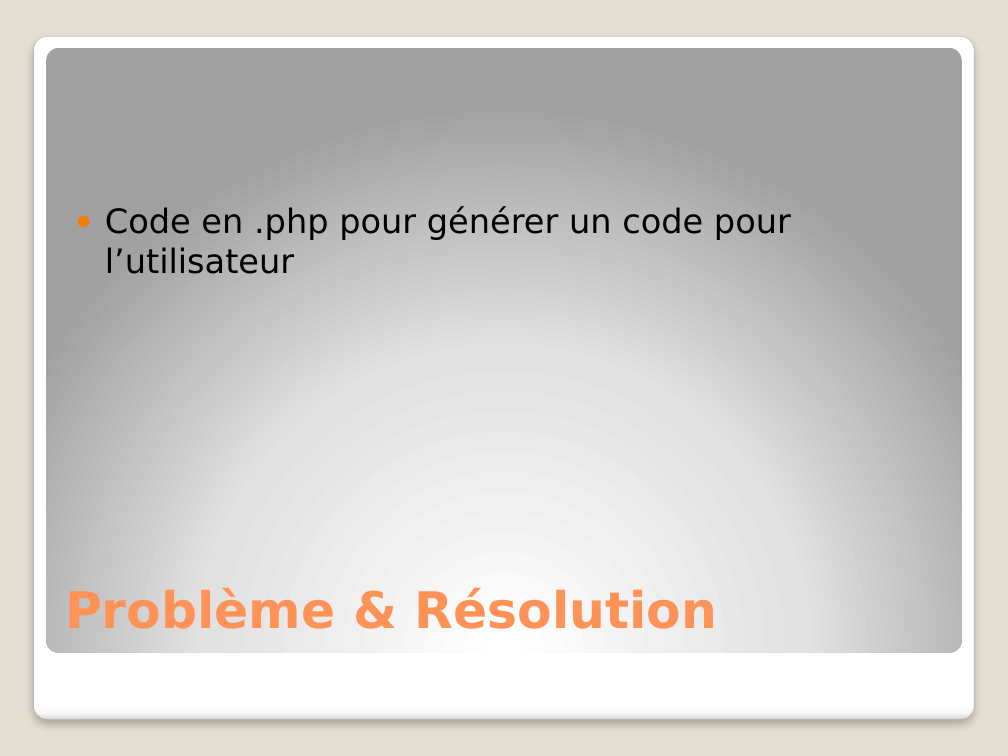
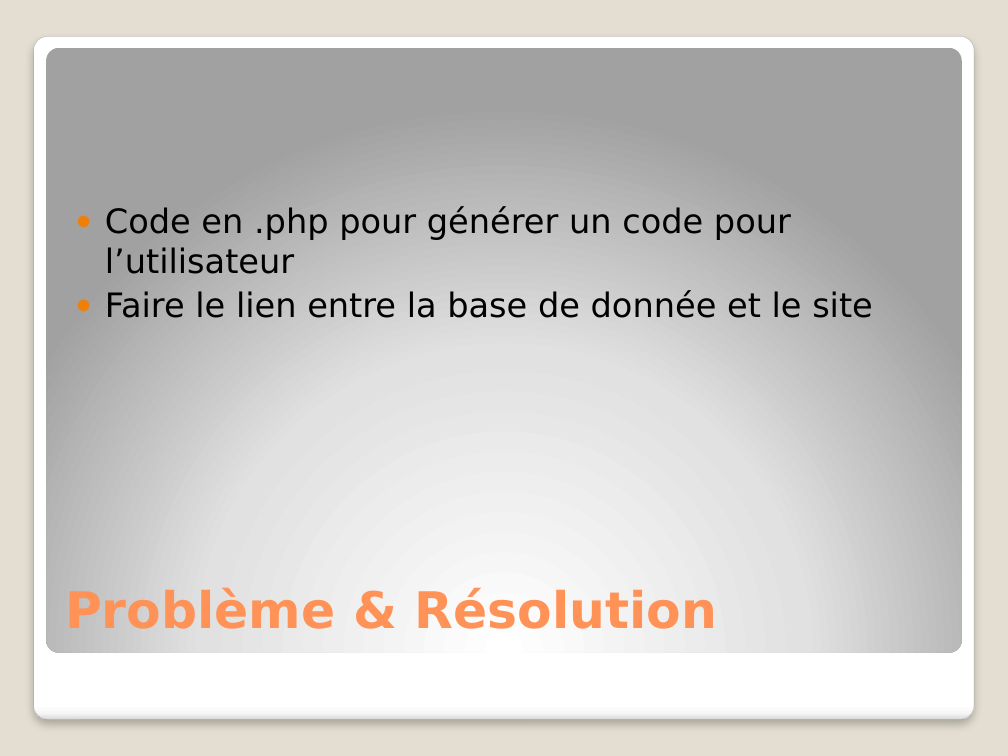
Before and after one commit to Aakash2001/ProjetScanner, a slide deck: slide 7 of Mini projet Scan/PPT/Scanner.pptx (slide 5 before the commit). Drawn at 1008x756 pixels with LibreOffice and Linux fonts; fonts in the diff are those of the drawing. Boxes give left, top, right and bottom in pixels: in the first picture for what was removed or moved away, otherwise in the second. Text is boxed around its words. In the diff, an @@ line names an element or a change of style, - is before the commit and + after.

```diff
--- a/Mini projet Scan/PPT/Scanner.pptx
+++ b/Mini projet Scan/PPT/Scanner.pptx
@@ text at (105, 290, 873, 318): paragraph added @@
+● Faire le lien entre la base de donnée et le site
```
Also in this commit, not shown: 3 other slides changed, 3 slides added, 2 other files.
